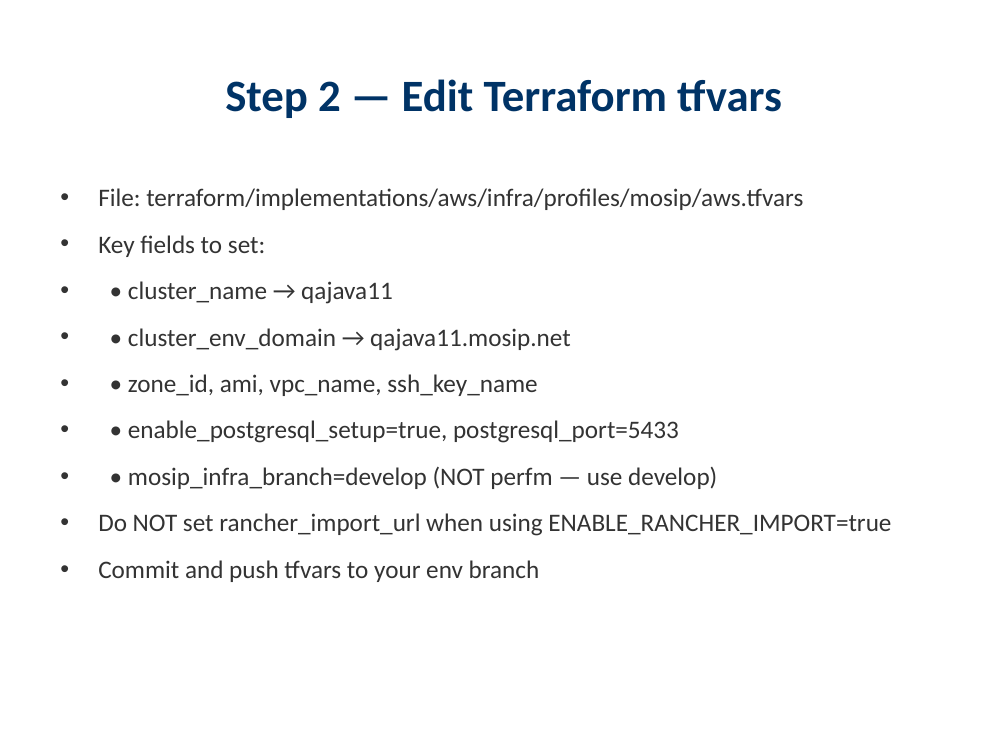
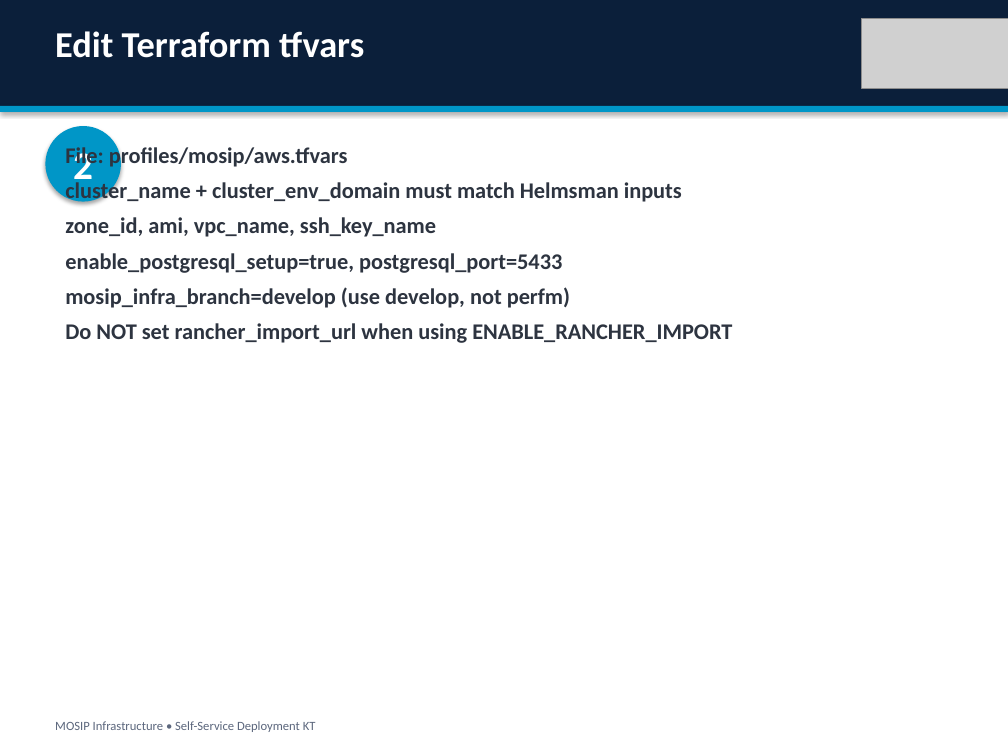
Before and after one commit to Ivanmeneges/infra, a slide deck: slide 10 of docs/presentations/MOSIP_New_Environment_Deployment_KT.pptx. Drawn at 1008x756 pixels with LibreOffice and Linux fonts; fonts in the diff are those of the drawing; grey boxes stand for pictures. Boxes give left, top, right and bottom in pixels: in the first picture for what was removed or moved away, otherwise in the second. Text is boxed around its words. In the diff, an @@ line names an element or a change of style, - is before the commit and + after.

```diff
--- a/docs/presentations/MOSIP_New_Environment_Deployment_KT.pptx
+++ b/docs/presentations/MOSIP_New_Environment_Deployment_KT.pptx
@@ rectangle added at [0,0,1008,756], fill #FFFFFF @@
@@ rectangle added at [0,0,1008,106], fill #0B1F3A @@
@@ picture added at [862,18,1008,89] @@
@@ text at [55,31,364,58]: text changed; size 32 to 26 pt; text colour #003366 to #FFFFFF @@
-Step 2 — Edit Terraform tfvars
+Edit Terraform tfvars
@@ rectangle added at [0,106,1008,112], fill #0096C7 @@
@@ ellipse added at [45,126,121,202], fill #0096C7, 28 pt, text #FFFFFF, bold @@
+2
@@ text at [65,144,732,343]: text changed; size 18 to 16 pt; text colour #333333 to #2D3440; bold on @@
-• File: terraform/implementations/aws/infra/profiles/mosip/aws.tfvars
-• Key fields to set:
-• • cluster_name → qajava11
-• • cluster_env_domain → qajava11.mosip.net
-• • zone_id, ami, vpc_name, ssh_key_name
-• • enable_postgresql_setup=true, postgresql_port=5433
-• • mosip_infra_branch=develop (NOT perfm — use develop)
-• Do NOT set rancher_import_url when using ENABLE_RANCHER_IMPORT=true
-• Commit and push tfvars to your env branch
+File: profiles/mosip/aws.tfvars
+cluster_name + cluster_env_domain must match Helmsman inputs
+zone_id, ami, vpc_name, ssh_key_name
+enable_postgresql_setup=true, postgresql_port=5433
+mosip_infra_branch=develop (use develop, not perfm)
+Do NOT set rancher_import_url when using ENABLE_RANCHER_IMPORT
@@ text added at [55,721,316,732], 9 pt, text #5C677D @@
+MOSIP Infrastructure • Self-Service Deployment KT
```
Also in this commit, not shown: 16 other slides changed, 8 slides added, 8 slides removed, 2 other files.
